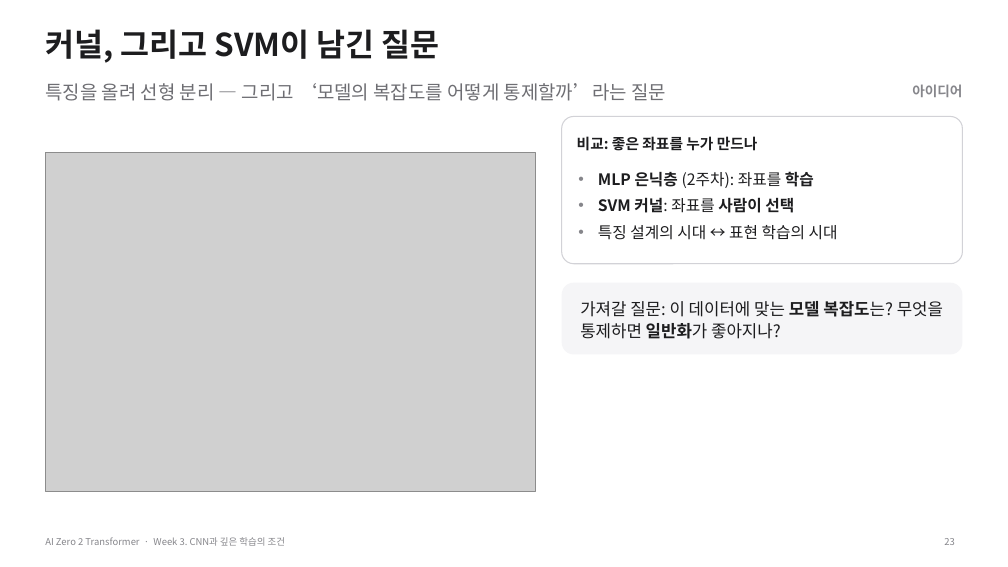
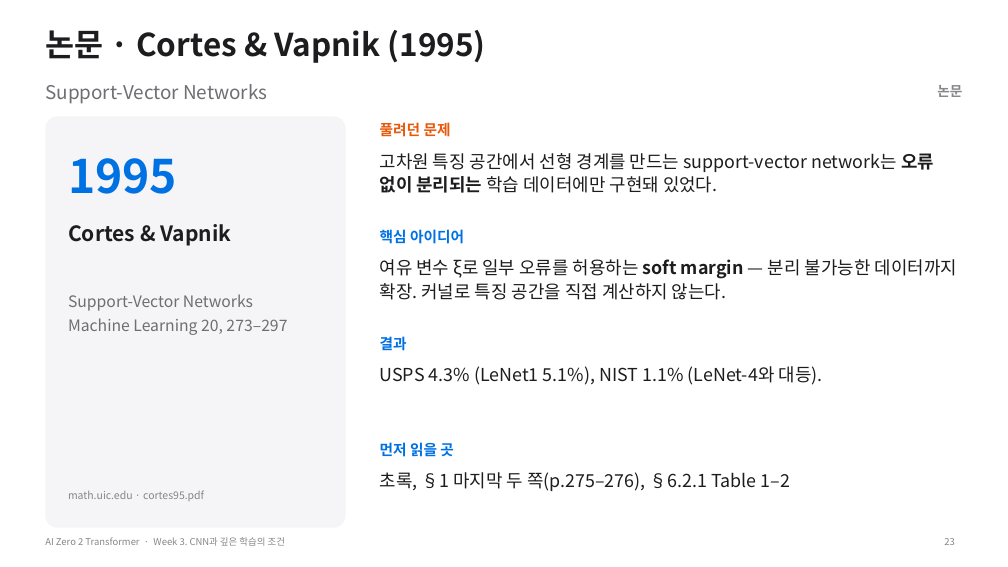
Before and after one commit to myunhh/AI-Zero-2-Transformers, a slide deck: slide 23 of lectures/week03_cnn_and_deep_learning.pptx. Drawn at 1008x567 pixels with LibreOffice and Linux fonts; fonts in the diff are those of the drawing; grey boxes stand for pictures. Boxes give left, top, right and bottom in pixels: in the first picture for what was removed or moved away, otherwise in the second. Text is boxed around its words. In the diff, an @@ line names an element or a change of style, - is before the commit and + after.

```diff
--- a/lectures/week03_cnn_and_deep_learning.pptx
+++ b/lectures/week03_cnn_and_deep_learning.pptx
@@ title at (45, 30, 486, 63): text changed @@
-커널, 그리고 SVM이 남긴 질문
+논문 · Cortes & Vapnik (1995)
@@ text at (45, 84, 267, 104): text changed @@
-특징을 올려 선형 분리 — 그리고 ‘모델의 복잡도를 어떻게 통제할까’라는 질문
+Support-Vector Networks
@@ text at (937, 85, 962, 97): text changed @@
-아이디어
+논문
@@ rounded rectangle added at (45, 116, 346, 528), fill #F5F5F7 @@
@@ rounded rectangle removed at (562, 116, 963, 264) @@
@@ text added at (380, 122, 451, 137), 14 pt, text #E8590C, bold @@
+풀려던 문제
@@ text removed at (577, 136, 758, 151) @@
-비교: 좋은 좌표를 누가 만드나
@@ picture removed at (45, 153, 535, 492) @@
@@ text added at (68, 158, 177, 194), 44 pt, text #0071E3, bold @@
+1995
@@ text added at (380, 153, 934, 193), 17 pt, text #1D1D1F @@
+고차원 특징 공간에서 선형 경계를 만드는 support-vector network는 오류 없이 분리되는 학습 데이터에만 구현돼 있었다.
@@ text removed at (598, 171, 838, 240) @@
-• MLP 은닉층 (2주차): 좌표를 학습
-• SVM 커널: 좌표를 사람이 선택
-• 특징 설계의 시대 ↔ 표현 학습의 시대
@@ text added at (68, 224, 231, 246), 20 pt, text #1D1D1F, bold @@
+Cortes & Vapnik
@@ text added at (380, 229, 464, 244), 14 pt, text #0071E3, bold @@
+핵심 아이디어
@@ text added at (380, 259, 957, 300), 17 pt, text #1D1D1F @@
+여유 변수 ξ로 일부 오류를 허용하는 soft margin — 분리 불가능한 데이터까지 확장. 커널로 특징 공간을 직접 계산하지 않는다.
@@ text added at (68, 294, 287, 335), 15 pt, text #6E6E73 @@
+Support-Vector Networks
+Machine Learning 20, 273–297
@@ rounded rectangle removed at (562, 283, 963, 355) @@
-가져갈 질문: 이 데이터에 맞는 모델 복잡도는? 무엇을 통제하면 일반화가 좋아지나?
@@ text added at (380, 336, 407, 351), 14 pt, text #0071E3, bold @@
+결과
@@ text added at (380, 366, 823, 385), 17 pt, text #1D1D1F @@
+USPS 4.3% (LeNet1 5.1%), NIST 1.1% (LeNet-4와 대등).
@@ text added at (380, 442, 454, 457), 14 pt, text #0071E3, bold @@
+먼저 읽을 곳
@@ text added at (380, 472, 790, 491), 17 pt, text #1D1D1F @@
+초록, §1 마지막 두 쪽(p.275–276), §6.2.1 Table 1–2
@@ text added at (68, 490, 204, 501), 10 pt, text #86868B @@
+math.uic.edu · cortes95.pdf
```
Also in this commit, not shown: 28 other slides changed, 33 slides added, 13 slides removed, 21 other files.
